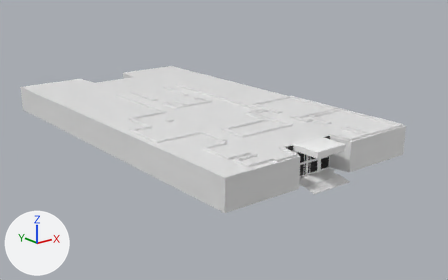
Before and after pictures for a commit that changed the Blender file Kapitol_SIDE.blend.
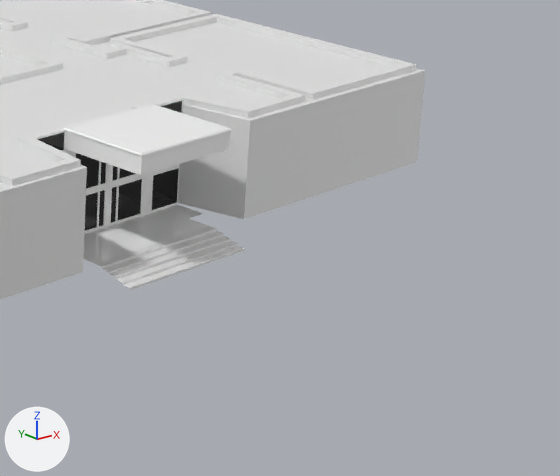
Old and new are each drawn whole from a camera (50 mm lens) standing at (-35.9, -31.2, 18.2) and looking at (0.2, 13.9, 0.1) and again close up on the part from 61% to 100% of the width and 37% to 90% of the height. Every picture has the same lights, and +X, +Y and +Z are marked at lower left.
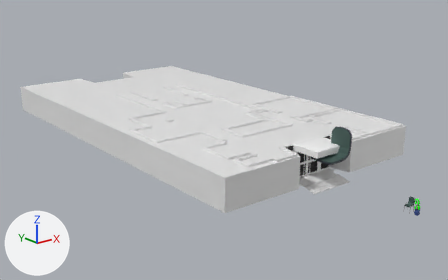
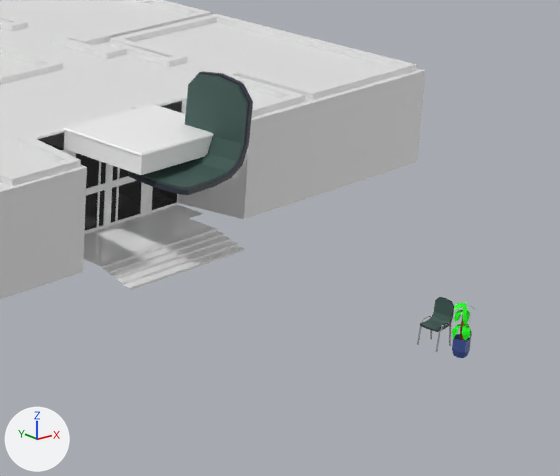
Patch to the scene script:
```diff
--- a/Kapitol_SIDE.blend.py
+++ b/Kapitol_SIDE.blend.py
@@ mat_rough @@
+mat_rough = bpy.data.materials.new('ROUGH')
+mat_rough.use_nodes = True; mat_rough.node_tree.nodes.clear()
+_N = mat_rough.node_tree.nodes; _L = mat_rough.node_tree.links
+n0 = _N.new('ShaderNodeBsdfPrincipled'); n0.name = 'Principled BSDF'
+n1 = _N.new('ShaderNodeOutputMaterial'); n1.name = 'Material Output'
+n2 = _N.new('ShaderNodeAttribute'); n2.name = 'Attribute'
+n2.attribute_name = 'Attribute'
+_L.new(n0.outputs[0], n1.inputs[0])  # 'BSDF' to 'Surface'
+_L.new(n2.outputs[0], n0.inputs[0])  # 'Color' to 'Base Color'
@@ mat_rough_001 @@
+mat_rough_001 = bpy.data.materials.new('ROUGH.001')
+mat_rough_001.use_nodes = True; mat_rough_001.node_tree.nodes.clear()
+_N = mat_rough_001.node_tree.nodes; _L = mat_rough_001.node_tree.links
+n0 = _N.new('ShaderNodeBsdfPrincipled'); n0.name = 'Principled BSDF'
+n1 = _N.new('ShaderNodeOutputMaterial'); n1.name = 'Material Output'
+n2 = _N.new('ShaderNodeAttribute'); n2.name = 'Attribute'
+n2.attribute_name = 'Attribute'
+_L.new(n0.outputs[0], n1.inputs[0])  # 'BSDF' to 'Surface'
+_L.new(n2.outputs[0], n0.inputs[0])  # 'Color' to 'Base Color'
@@ mat_plant_var1 @@
+mat_plant_var1 = bpy.data.materials.new('PLANT_VAR1')
+mat_plant_var1.use_nodes = True; mat_plant_var1.node_tree.nodes.clear()
+_N = mat_plant_var1.node_tree.nodes; _L = mat_plant_var1.node_tree.links
+n0 = _N.new('ShaderNodeBsdfPrincipled'); n0.name = 'Principled BSDF'
+n1 = _N.new('ShaderNodeOutputMaterial'); n1.name = 'Material Output'
+n2 = _N.new('ShaderNodeAttribute'); n2.name = 'Attribute'
+n2.attribute_name = 'Attribute'
+_L.new(n0.outputs[0], n1.inputs[0])  # 'BSDF' to 'Surface'
+_L.new(n2.outputs[0], n0.inputs[0])  # 'Color' to 'Base Color'
@@ ob_plane_004 @@
+ob_plane_004 = bpy.data.objects.new('Plane.004', me_plane_022)  # 278 vertices, 268 faces; spans x -1.16..1.17, y 0.0..4.41, z -2.01..0.17; in mat_metal (white #e7e7e7), mat_metal_001 (white #e7e7e7)
+ob_plane_004.location = (0.0, -7.69, 0.0)
+ob_plane_004.rotation_euler = (1.571, 0.0, 0.0)  # degrees (90, 0, 0)
+ob_plane_004.scale = (0.242, 0.242, 0.242)
@@ ob_nurbspath_002 @@
+ob_nurbspath_002 = bpy.data.objects.new('NurbsPath.002', me_mesh_001)  # 86 vertices, 84 faces; spans x -1.0..1.11, y -2.09..0.14, z -0.9..0.9
+ob_nurbspath_002.location = (-0.05, 0.0, 2.1)
+ob_nurbspath_002.rotation_euler = (-1.571, 0.0, 0.0)  # degrees (-90, 0, 0)
+ob_nurbspath_002.scale = (1.11, 1.11, 1.11)
@@ ob_circle @@
+ob_circle = bpy.data.objects.new('Circle', me_circle)  # 476 vertices, 321 faces; spans x -0.22..0.231, y -8.367..-7.914, z -0.001..1.215
+ob_circle.location = (0.0, 0.0, 0.0)
```

Boxes [x1, y1, x2, y2] around the edits, measured in the close-ups (560 x 476 px):
'NurbsPath.002', added
    after: [128, 71, 253, 195]
'Plane.004', added
    after: [417, 297, 454, 352]
    faces in mat_rough: [420, 297, 454, 332]
    faces in mat_metal_001 (white #e7e7e7): [417, 316, 451, 352]
'Circle', added
    after: [452, 303, 476, 358]
'Cube.003', unchanged, uncovered by the edit
    after: [471, 265, 507, 349]
